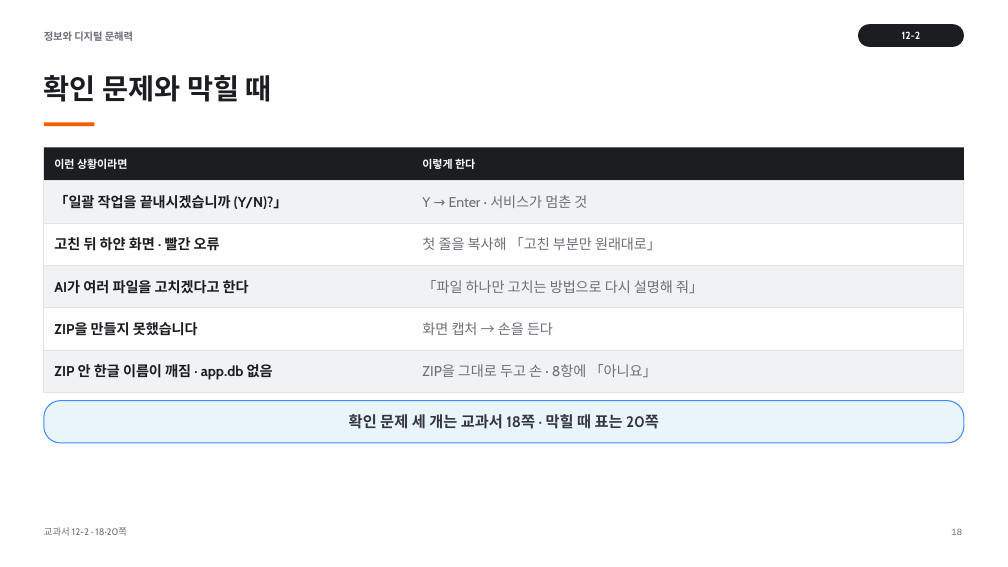
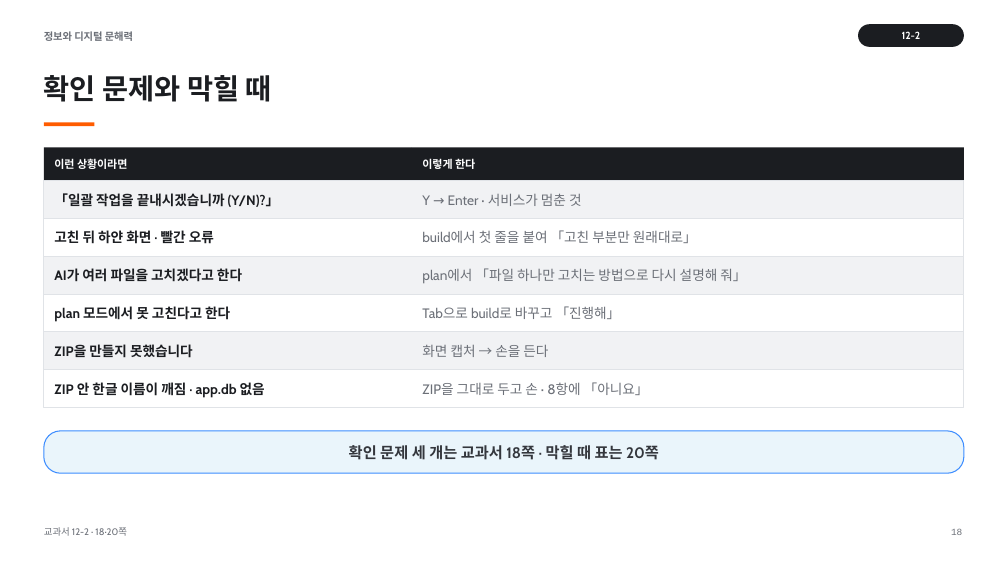
Before and after one commit to vcl-korea/2026-2nd-semester__jdh, a slide deck: slide 18 of 12/ppt/12-2_사용자_흐름_테스트와_제출_ZIP_연습.pptx. Drawn at 1008x567 pixels with LibreOffice and Linux fonts; fonts in the diff are those of the drawing. Boxes give left, top, right and bottom in pixels: in the first picture for what was removed or moved away, otherwise in the second. Text is boxed around its words. In the diff, an @@ line names an element or a change of style, - is before the commit and + after.

```diff
--- a/12/ppt/12-2_사용자_흐름_테스트와_제출_ZIP_연습.pptx
+++ b/12/ppt/12-2_사용자_흐름_테스트와_제출_ZIP_연습.pptx
@@ rectangle: place and size @@
-rectangle at box(44, 181, 964, 223)
+rectangle at box(44, 181, 964, 219)
@@ rectangle: place and size @@
-rectangle at box(44, 223, 964, 265)
+rectangle at box(44, 219, 964, 256)
@@ text at box(422, 230, 697, 243): text changed; size 13.5 to 13 pt @@
-첫 줄을 복사해 「고친 부분만 원래대로」
+build에서 첫 줄을 붙여 「고친 부분만 원래대로」
@@ rectangle: place and size @@
-rectangle at box(44, 265, 964, 308)
+rectangle at box(44, 256, 964, 294)
@@ text "AI가 여러 파일을 고치겠다고 한다": place and size @@
-text "AI가 여러 파일을 고치겠다고 한다" at box(54, 280, 249, 294)
+text "AI가 여러 파일을 고치겠다고 한다" at box(54, 268, 242, 282)
@@ text at box(422, 268, 746, 283): text changed; size 13.5 to 13 pt @@
-「파일 하나만 고치는 방법으로 다시 설명해 줘」
+plan에서 「파일 하나만 고치는 방법으로 다시 설명해 줘」
@@ rectangle: place and size @@
-rectangle at box(44, 308, 964, 350)
+rectangle at box(44, 294, 964, 332)
@@ text added at box(54, 306, 230, 322), 13 pt, text #1B1D21, bold @@
+plan 모드에서 못 고친다고 한다
@@ text added at box(422, 306, 621, 319), 13 pt, text #6C7078 @@
+Tab으로 build로 바꾸고 「진행해」
@@ rectangle: place and size @@
-rectangle at box(44, 350, 964, 392)
+rectangle at box(44, 332, 964, 370)
@@ size 13.5 to 13 pt in 8 elements at box(422, 193, 582, 206), box(54, 193, 280, 207), box(54, 230, 214, 244), box(54, 268, 242, 282), box(422, 382, 649, 395), box(54, 382, 265, 398), box(422, 345, 548, 357), box(54, 344, 193, 358) @@
@@ text "ZIP을 만들지 못했습니다": place and size @@
-text "ZIP을 만들지 못했습니다" at box(54, 322, 198, 336)
+text "ZIP을 만들지 못했습니다" at box(54, 344, 193, 358)
@@ text "화면 캡처 → 손을 든다": place and size @@
-text "화면 캡처 → 손을 든다" at box(422, 322, 553, 335)
+text "화면 캡처 → 손을 든다" at box(422, 345, 548, 357)
@@ rectangle added at box(44, 370, 964, 408), fill #FFFFFF, outline #E0E3E7 0.75 pt @@
@@ text "ZIP 안 한글 이름이 깨짐 ...": place and size @@
-text "ZIP 안 한글 이름이 깨짐 ..." at box(54, 364, 273, 380)
+text "ZIP 안 한글 이름이 깨짐 ..." at box(54, 382, 265, 398)
@@ text "ZIP을 그대로 두고 손 · ...": place and size @@
-text "ZIP을 그대로 두고 손 · ..." at box(422, 364, 657, 377)
+text "ZIP을 그대로 두고 손 · ..." at box(422, 382, 649, 395)
@@ rounded rectangle: place and size @@
-rounded rectangle at box(44, 401, 964, 443)
+rounded rectangle at box(44, 431, 964, 473)
@@ text "확인 문제 세 개는 교과서 ...": place and size @@
-text "확인 문제 세 개는 교과서 ..." at box(349, 414, 659, 429)
+text "확인 문제 세 개는 교과서 ..." at box(349, 445, 659, 460)
```
Also in this commit, not shown: 5 other slides changed, 49 other files.
